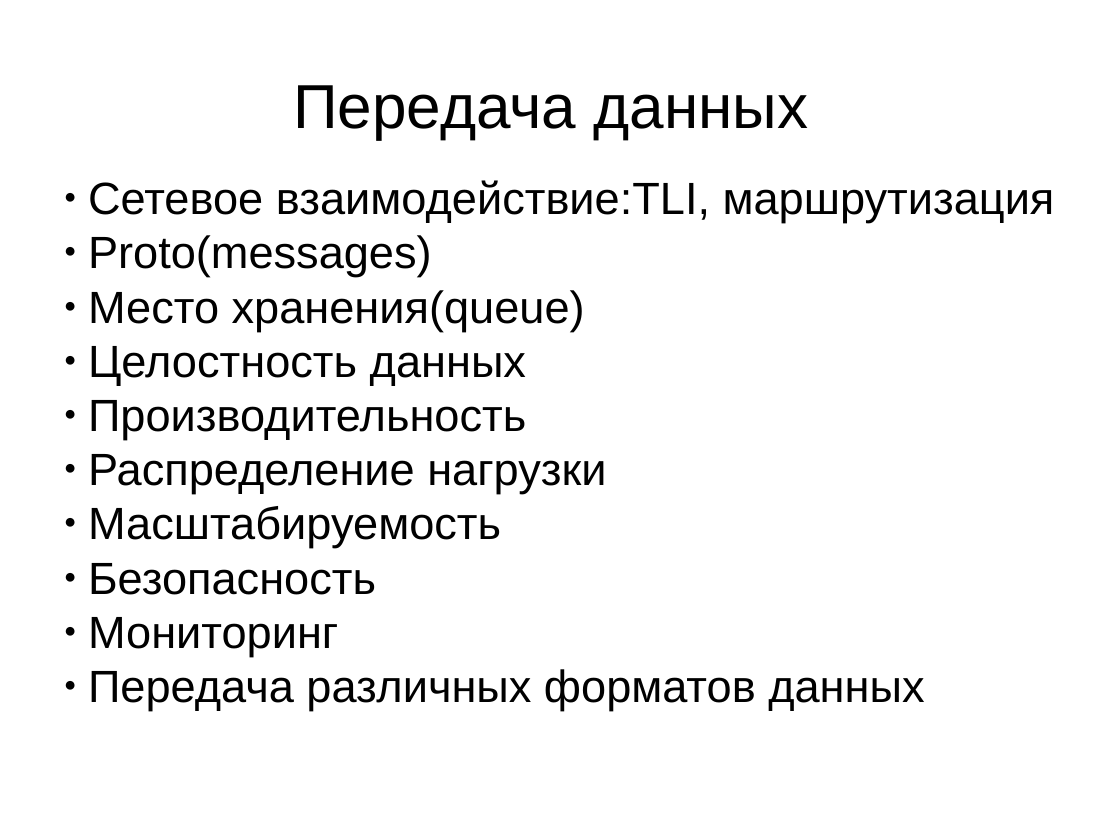
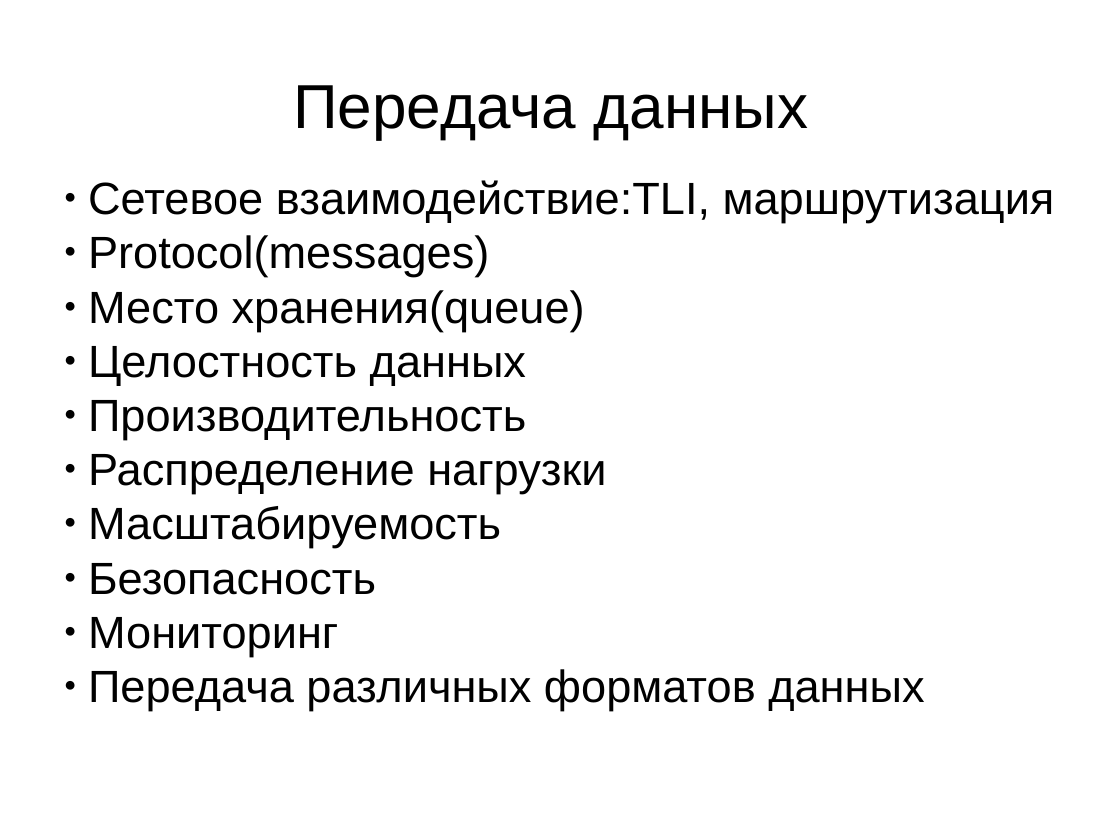
Before and after one commit to demonh1/wb, a slide deck: slide 3 of doc/iib_pr_for_eq.odp. Drawn at 1120x840 pixels with LibreOffice and Linux fonts; fonts in the diff are those of the drawing. Boxes give left, top, right and bottom in pixels: in the first picture for what was removed or moved away, otherwise in the second. Text is boxed around its words. In the diff, an @@ line names an element or a change of style, - is before the commit and + after.

```diff
--- a/doc/iib_pr_for_eq.odp
+++ b/doc/iib_pr_for_eq.odp
@@ subtitle at [88,235,489,277]: text changed @@
-● Proto(messages)
+● Protocol(messages)
```
Also in this commit, not shown: 1 other slide changed.
